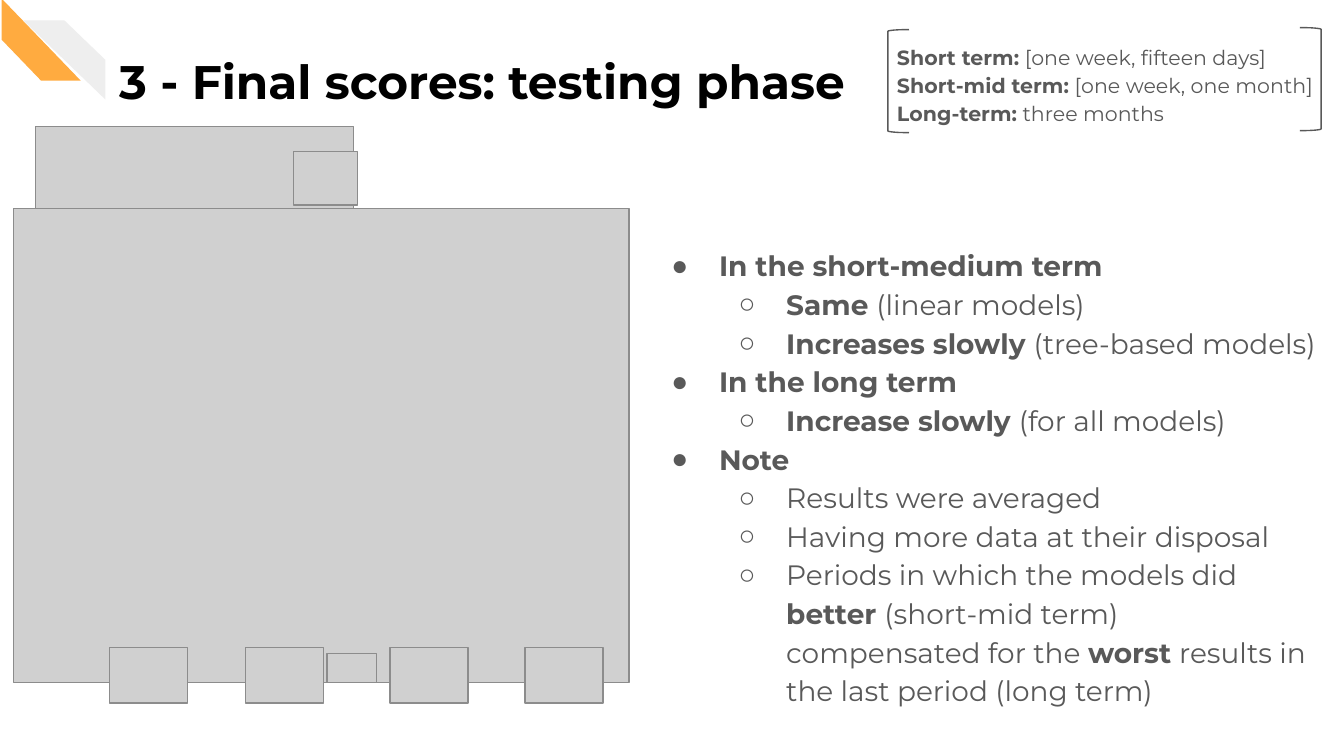
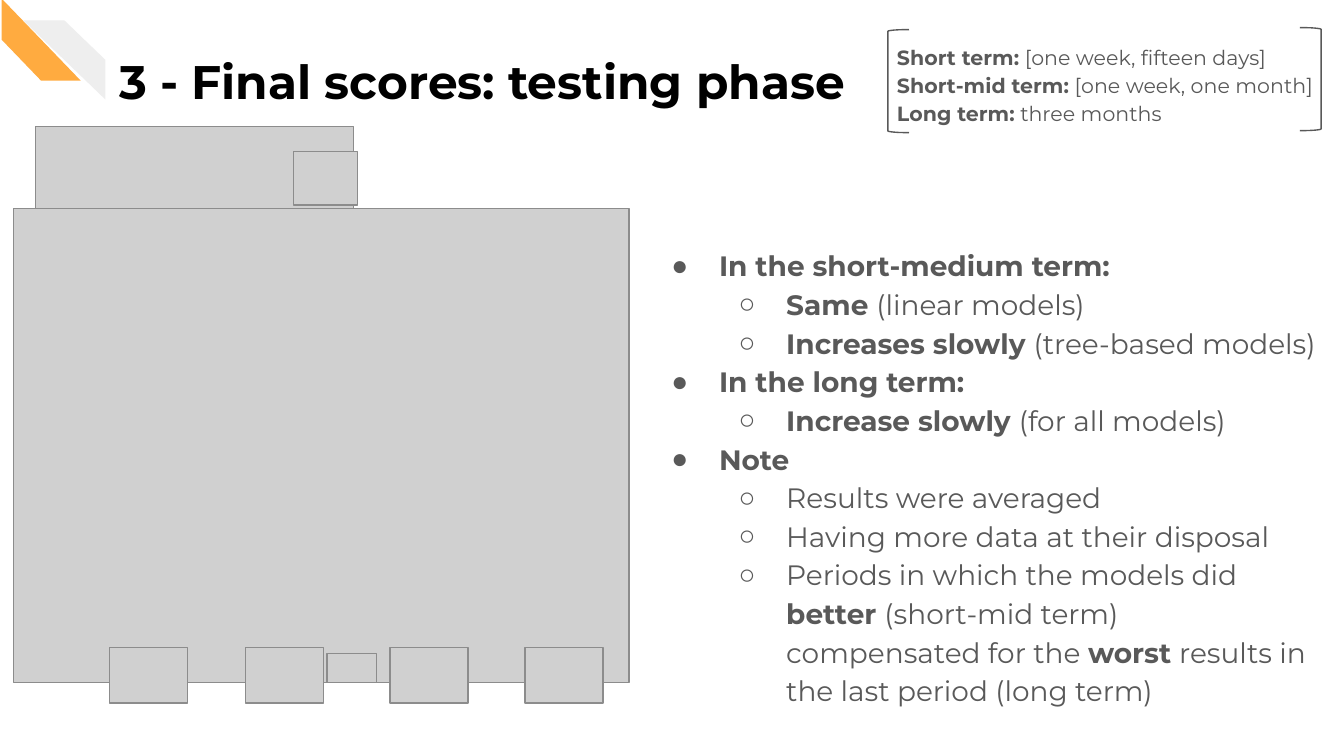
Before and after one commit to CorsiDanilo/bitcoin-price-prediction-with-pyspark, a slide deck: slide 34 of presentation/presentation.pptx. Drawn at 1344x756 pixels with LibreOffice and Linux fonts; fonts in the diff are those of the drawing; grey boxes stand for pictures. Boxes give left, top, right and bottom in pixels: in the first picture for what was removed or moved away, otherwise in the second. Text is boxed around its words. In the diff, an @@ line names an element or a change of style, - is before the commit and + after.

```diff
--- a/presentation/presentation.pptx
+++ b/presentation/presentation.pptx
@@ text at [897,106,1162,125]: text changed @@
-Long-term: three months
+Long term: three months
@@ text at [719,254,1110,276]: text changed @@
-● In the short-medium term
+● In the short-medium term:
@@ text at [719,371,964,398]: text changed @@
-● In the long term
+● In the long term:
```
Also in this commit, not shown: 8 other slides changed.
